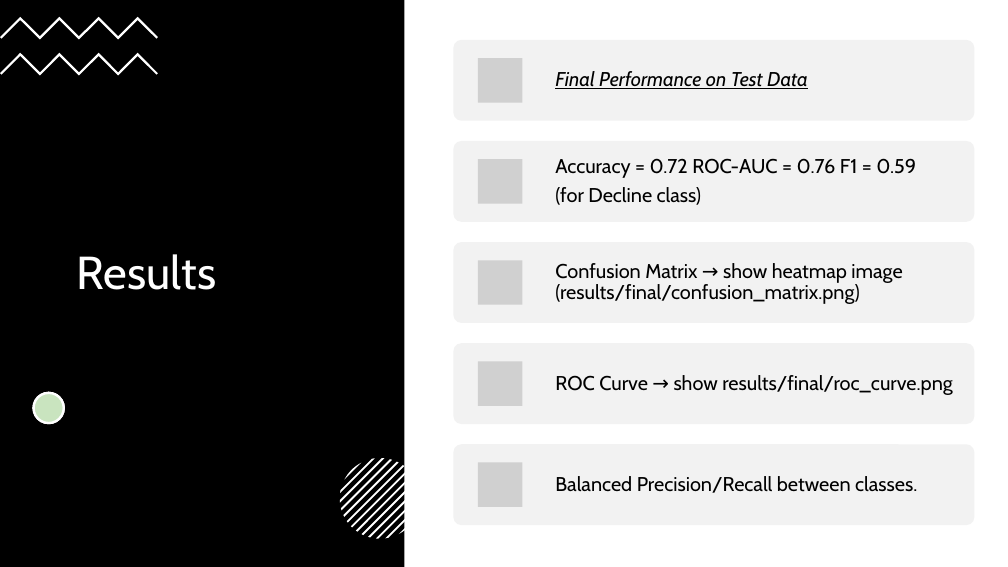
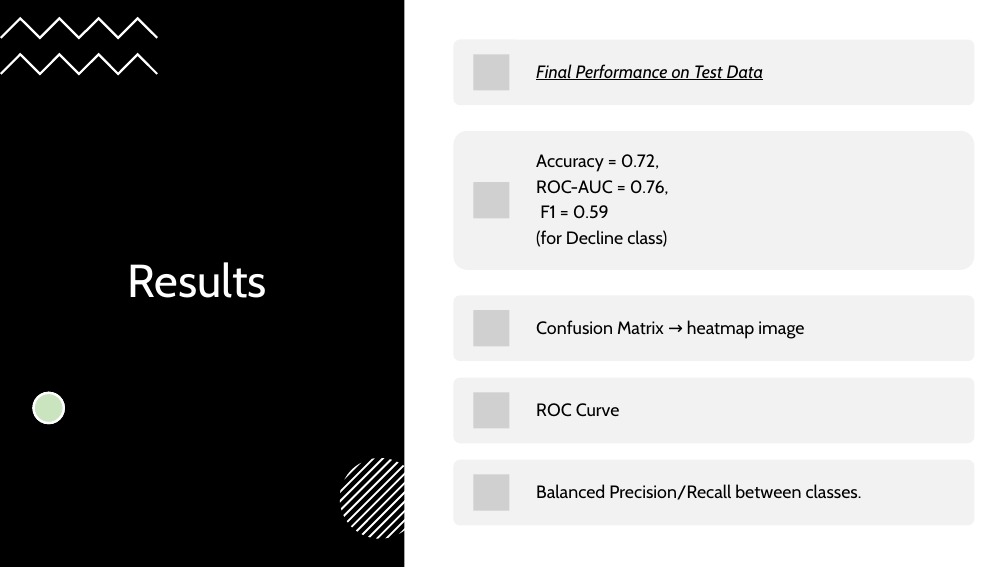
Before and after one commit to Erdos-Projects/fall-2025-money-and-soccer, a slide deck: slide 7 of presentation/presentation.pptx. Drawn at 1008x567 pixels with LibreOffice and Linux fonts; fonts in the diff are those of the drawing; grey boxes stand for pictures. Boxes give left, top, right and bottom in pixels: in the first picture for what was removed or moved away, otherwise in the second. Text is boxed around its words. In the diff, an @@ line names an element or a change of style, - is before the commit and + after.

```diff
--- a/presentation/presentation.pptx
+++ b/presentation/presentation.pptx
@@ rounded rectangle: place and size @@
-rounded rectangle at [454, 40, 975, 121]
+rounded rectangle at [454, 39, 975, 105]
@@ picture added at [473, 54, 510, 91] @@
@@ picture removed at [478, 58, 523, 103] @@
@@ text "Final Performance on Test Data" at [536, 64, 764, 80]: size 19 to 17 pt @@
@@ text "Final Performance on Test Data": place and size @@
-text "Final Performance on Test Data" at [555, 71, 808, 89]
+text "Final Performance on Test Data" at [536, 64, 764, 80]
@@ title "Results": place and size @@
-title "Results" at [77, 254, 216, 290]
+title "Results" at [128, 262, 267, 298]
@@ title "Results" at [128, 262, 267, 298]: alignment left to centre @@
@@ rounded rectangle: place and size @@
-rounded rectangle at [454, 141, 975, 222]
+rounded rectangle at [454, 131, 975, 270]
@@ text "Accuracy = 0.72,": place and size @@
-text "Accuracy = 0.72," at [555, 158, 916, 205]
+text "Accuracy = 0.72," at [536, 154, 669, 247]
@@ text at [536, 154, 669, 219]: text changed; size 19 to 17 pt @@
-Accuracy = 0.72 ROC-AUC = 0.76 F1 = 0.59
+Accuracy = 0.72,
+ROC-AUC = 0.76,
+F1 = 0.59
@@ picture: place and size @@
-picture at [478, 160, 523, 204]
+picture at [473, 182, 510, 219]
@@ text at [536, 230, 667, 247]: size 19 to 17 pt in "(for Decline class)" @@
@@ rounded rectangle: place and size @@
-rounded rectangle at [454, 242, 975, 323]
+rounded rectangle at [454, 296, 975, 361]
@@ picture: place and size @@
-picture at [478, 260, 523, 305]
+picture at [473, 310, 510, 346]
@@ text at [536, 320, 804, 339]: text changed; size 19 to 17 pt @@
-Confusion Matrix → show heatmap image (results/final/confusion_matrix.png)
+Confusion Matrix → heatmap image
@@ rounded rectangle: place and size @@
-rounded rectangle at [454, 343, 975, 424]
+rounded rectangle at [454, 377, 975, 443]
@@ picture removed at [478, 361, 523, 406] @@
@@ picture added at [473, 392, 510, 429] @@
@@ text at [536, 403, 620, 417]: text changed; size 19 to 17 pt @@
-ROC Curve → show results/final/roc_curve.png
+ROC Curve
@@ rounded rectangle: place and size @@
-rounded rectangle at [454, 445, 975, 526]
+rounded rectangle at [454, 460, 975, 526]
@@ picture added at [473, 475, 510, 511] @@
@@ picture removed at [478, 463, 523, 507] @@
@@ text "Balanced Precision/Recall between classes.": place and size @@
-text "Balanced Precision/Recall between classes." at [555, 476, 917, 493]
+text "Balanced Precision/Recall between classes." at [536, 484, 862, 500]
@@ text "Balanced Precision/Recall between classes." at [536, 484, 862, 500]: size 19 to 17 pt @@
```
Also in this commit, not shown: 4 other slides changed, 1 slide added, 9 other files.
